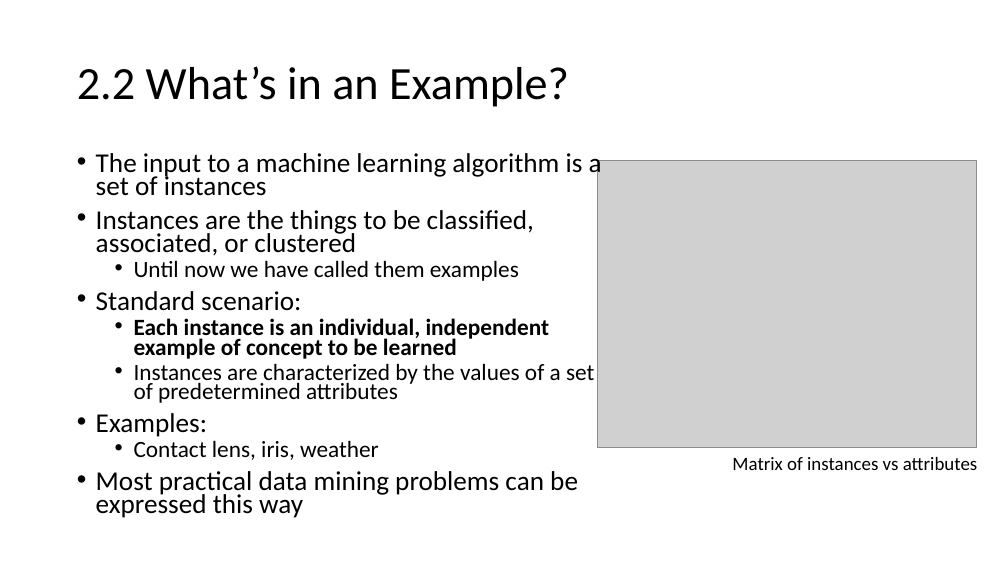
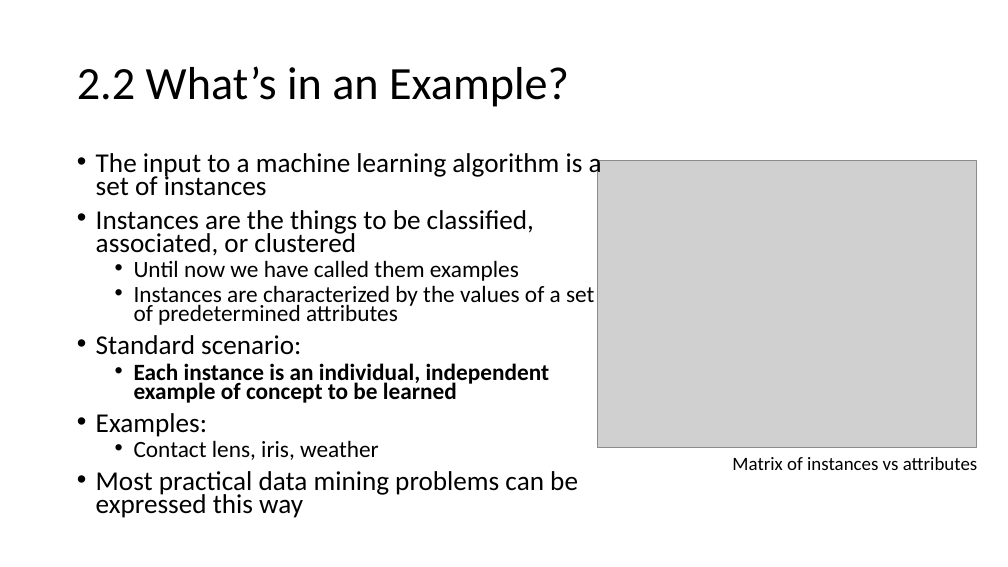
Before and after one commit to russellu/cs405, a slide deck: slide 6 of Lecture_02.pptx (slide 7 before the commit). Drawn at 1008x567 pixels with LibreOffice and Linux fonts; fonts in the diff are those of the drawing; grey boxes stand for pictures. Boxes give left, top, right and bottom in pixels: in the first picture for what was removed or moved away, otherwise in the second. Text is boxed around its words. In the diff, an @@ line names an element or a change of style, - is before the commit and + after.

```diff
--- a/Lecture_02.pptx
+++ b/Lecture_02.pptx
@@ text at bbox=[134, 285, 594, 325]: paragraph added @@
+  • Instances are characterized by the values of a set of predetermined attributes
@@ text at bbox=[134, 363, 594, 403]: paragraph removed @@
-  • Instances are characterized by the values of a set of predetermined attributes
```
Also in this commit, not shown: 10 other slides changed, 1 slide added, 2 slides removed, 1 other file.
